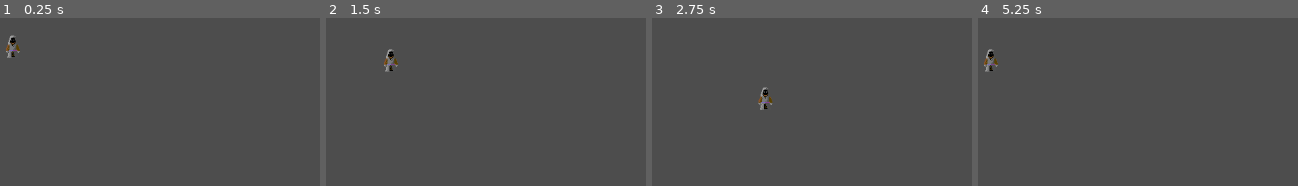
Above: before the commit, frames 1-4 (left to right).
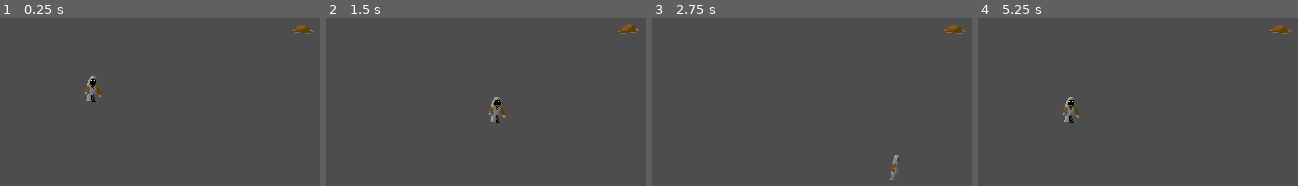
Above: after the commit, the same moments.

Repository: cswansonbooth125/TSA-Game-Project
Game: Godot game, scene res://Levels/game_level.tscn
Same seed, same stepped clock (60 frames per second), same inputs: the game is played once before the commit and once after it.
Inputs:
- Up to frame 1 (0.25 s): no input
- Up to frame 2 (1.5 s): tap Enter at 0.5 s; hold D (right) 0.53-1.28 s; hold S (down) from 1.28 s (still down)
- Up to frame 3 (2.75 s): release S (down) at 2.03 s; hold D (right) from 2.03 s (still down)
- Up to frame 4 (5.25 s): tap Space at 2.75 s; release D (right) at 2.78 s; hold W (up) 2.78-3.53 s; hold A (left) 3.53-5.03 s; hold S (down) from 5.03 s (still down)

The runs differ from the first frame. In frame 1, 1.0% of the frame differs, in the area x 1-99%, y 4-50%; in frame 2, 1.0%, in the area x 18-98%, y 3-63%; in frame 3, 0.7%; in frame 4, 1.0%.

Commit message:
Added rat enemy and player movement animation

Diff:
--- a/Game/Characters/Player.gd
+++ b/Game/Characters/Player.gd
@@ -1,6 +1,14 @@
 extends CharacterBody2D
 
 @export var moveSpeed : float = 100
+@export var startingDirection : Vector2 = Vector2(0,1)
+
+#parameters/walk/blend_position
+
+@onready var animationTree = $AnimationTree
+
+func _ready():
+	animationTree.set("parameters/walk/blend_position", startingDirection)
 
 func _physics_process(_delta):
 	#get input direction
@@ -9,8 +17,13 @@
 		Input.get_action_strength("down") - Input.get_action_strength("up")
 	)
 
-	print(inputDirection)
+	update_animation_parameters(inputDirection)
+
 	#update velocity
 	velocity = inputDirection * moveSpeed
 	#move and slide function
 	move_and_slide()
+
+func update_animation_parameters(moveInput : Vector2):
+	if(moveInput != Vector2.ZERO):
+		animationTree.set("parameters/walk/blend_position", moveInput)
--- a/Game/Characters/Player.tscn
+++ b/Game/Characters/Player.tscn
@@ -1,18 +1,164 @@
-[gd_scene load_steps=4 format=3 uid="uid://b1fx57ibg8rq5"]
+[gd_scene load_steps=18 format=3 uid="uid://b1fx57ibg8rq5"]
 
 [ext_resource type="Script" path="res://Characters/Player.gd" id="1_82k70"]
-[ext_resource type="Texture2D" uid="uid://bcdt7a7yyger0" path="res://Art/Characters/char-s.png" id="1_dn2s3"]
+[ext_resource type="Texture2D" uid="uid://cym1qayxykybd" path="res://Art/Characters/player-spritesheet.png" id="2_frs1n"]
 
 [sub_resource type="RectangleShape2D" id="RectangleShape2D_1tw3w"]
 size = Vector2(16, 28)
+
+[sub_resource type="Animation" id="Animation_sw8d3"]
+length = 0.001
+tracks/0/type = "value"
+tracks/0/imported = false
+tracks/0/enabled = true
+tracks/0/path = NodePath("Sprite2D:frame")
+tracks/0/interp = 1
+tracks/0/loop_wrap = true
+tracks/0/keys = {
+"times": PackedFloat32Array(0),
+"transitions": PackedFloat32Array(1),
+"update": 1,
+"values": [0]
+}
+
+[sub_resource type="Animation" id="Animation_uu878"]
+resource_name = "walking_down"
+length = 0.5
+loop_mode = 1
+tracks/0/type = "value"
+tracks/0/imported = false
+tracks/0/enabled = true
+tracks/0/path = NodePath("Sprite2D:frame")
+tracks/0/interp = 1
+tracks/0/loop_wrap = true
+tracks/0/keys = {
+"times": PackedFloat32Array(0, 0.253454),
+"transitions": PackedFloat32Array(1, 1),
+"update": 1,
+"values": [1, 2]
+}
+
+[sub_resource type="Animation" id="Animation_ysh2k"]
+resource_name = "walking_up"
+length = 0.5
+loop_mode = 1
+tracks/0/type = "value"
+tracks/0/imported = false
+tracks/0/enabled = true
+tracks/0/path = NodePath("Sprite2D:frame")
+tracks/0/interp = 1
+tracks/0/loop_wrap = true
+tracks/0/keys = {
+"times": PackedFloat32Array(0, 0.253454),
+"transitions": PackedFloat32Array(1, 1),
+"update": 1,
+"values": [13, 14]
+}
+
+[sub_resource type="Animation" id="Animation_gori2"]
+resource_name = "walking_right"
+length = 0.5
+loop_mode = 1
+tracks/0/type = "value"
+tracks/0/imported = false
+tracks/0/enabled = true
+tracks/0/path = NodePath("Sprite2D:frame")
+tracks/0/interp = 1
+tracks/0/loop_wrap = true
+tracks/0/keys = {
+"times": PackedFloat32Array(0, 0.253479),
+"transitions": PackedFloat32Array(1, 1),
+"update": 1,
+"values": [9, 10]
+}
+
+[sub_resource type="Animation" id="Animation_bsq4e"]
+resource_name = "walking_left"
+length = 0.5
+loop_mode = 1
+tracks/0/type = "value"
+tracks/0/imported = false
+tracks/0/enabled = true
+tracks/0/path = NodePath("Sprite2D:frame")
+tracks/0/interp = 1
+tracks/0/loop_wrap = true
+tracks/0/keys = {
+"times": PackedFloat32Array(0, 0.253454),
+"transitions": PackedFloat32Array(1, 1),
+"update": 1,
+"values": [5, 6]
+}
+
+[sub_resource type="AnimationLibrary" id="AnimationLibrary_4h3aj"]
+_data = {
+"RESET": SubResource("Animation_sw8d3"),
+"walking_down": SubResource("Animation_uu878"),
+"walking_left": SubResource("Animation_bsq4e"),
+"walking_right": SubResource("Animation_gori2"),
+"walking_up": SubResource("Animation_ysh2k")
+}
+
+[sub_resource type="AnimationNodeBlendSpace2D" id="AnimationNodeBlendSpace2D_27q0i"]
+
+[sub_resource type="AnimationNodeAnimation" id="AnimationNodeAnimation_87smr"]
+animation = &"walking_down"
+
+[sub_resource type="AnimationNodeAnimation" id="AnimationNodeAnimation_y7fjb"]
+animation = &"walking_up"
+
+[sub_resource type="AnimationNodeAnimation" id="AnimationNodeAnimation_7mrgy"]
+animation = &"walking_left"
+
+[sub_resource type="AnimationNodeAnimation" id="AnimationNodeAnimation_g2ksk"]
+animation = &"walking_right"
+
+[sub_resource type="AnimationNodeBlendSpace2D" id="AnimationNodeBlendSpace2D_e3prb"]
+blend_point_0/node = SubResource("AnimationNodeAnimation_87smr")
+blend_point_0/pos = Vector2(0, 1.1)
+blend_point_1/node = SubResource("AnimationNodeAnimation_y7fjb")
+blend_point_1/pos = Vector2(0, -1.1)
+blend_point_2/node = SubResource("AnimationNodeAnimation_7mrgy")
+blend_point_2/pos = Vector2(-1, 0)
+blend_point_3/node = SubResource("AnimationNodeAnimation_g2ksk")
+blend_point_3/pos = Vector2(1, 0)
+min_space = Vector2(-1, -1.1)
+max_space = Vector2(1, 1.1)
+blend_mode = 1
+
+[sub_resource type="AnimationNodeStateMachineTransition" id="AnimationNodeStateMachineTransition_p7jf2"]
+advance_mode = 2
+
+[sub_resource type="AnimationNodeStateMachine" id="AnimationNodeStateMachine_1qjad"]
+states/End/position = Vector2(892, 95)
+states/Start/position = Vector2(219, 95)
+states/idle/node = SubResource("AnimationNodeBlendSpace2D_27q0i")
+states/idle/position = Vector2(649, 95)
+states/walk/node = SubResource("AnimationNodeBlendSpace2D_e3prb")
+states/walk/position = Vector2(500, 95)
+transitions = ["Start", "walk", SubResource("AnimationNodeStateMachineTransition_p7jf2")]
 
 [node name="Node2D" type="Node2D"]
 
 [node name="CharacterBody2D" type="CharacterBody2D" parent="."]
 script = ExtResource("1_82k70")
+moveSpeed = 125.0
 
 [node name="Sprite2D" type="Sprite2D" parent="CharacterBody2D"]
-texture = ExtResource("1_dn2s3")
+texture = ExtResource("2_frs1n")
+hframes = 4
+vframes = 4
 
 [node name="CollisionShape2D" type="CollisionShape2D" parent="CharacterBody2D"]
 shape = SubResource("RectangleShape2D_1tw3w")
+
+[node name="AnimationPlayer" type="AnimationPlayer" parent="CharacterBody2D"]
+libraries = {
+"": SubResource("AnimationLibrary_4h3aj")
+}
+
+[node name="AnimationTree" type="AnimationTree" parent="CharacterBody2D"]
+tree_root = SubResource("AnimationNodeStateMachine_1qjad")
+anim_player = NodePath("../AnimationPlayer")
+active = true
+parameters/idle/blend_position = Vector2(0, 0)
+parameters/walk/blend_position = Vector2(0, 0)
--- /dev/null
+++ b/Game/Characters/enemies/grassland_rat_enemy.tscn
@@ -0,0 +1,80 @@
+[gd_scene load_steps=9 format=3 uid="uid://cff2n5ahjrv5u"]
+
+[ext_resource type="Texture2D" uid="uid://bxs36c0xgtld" path="res://Art/Characters/grass-rat-sheet.png" id="1_4lojf"]
+
+[sub_resource type="RectangleShape2D" id="RectangleShape2D_oc6df"]
+size = Vector2(20, 9)
+
+[sub_resource type="AnimationNodeAnimation" id="AnimationNodeAnimation_0tl12"]
+animation = &"walking_right"
+
+[sub_resource type="AnimationNodeStateMachineTransition" id="AnimationNodeStateMachineTransition_0jtr4"]
+advance_mode = 2
+
+[sub_resource type="AnimationNodeStateMachine" id="AnimationNodeStateMachine_bi3a5"]
+states/walking_right/node = SubResource("AnimationNodeAnimation_0tl12")
+states/walking_right/position = Vector2(544, 100)
+transitions = ["Start", "walking_right", SubResource("AnimationNodeStateMachineTransition_0jtr4")]
+
+[sub_resource type="Animation" id="Animation_yo0v7"]
+resource_name = "walking_right"
+length = 0.5
+loop_mode = 1
+tracks/0/type = "value"
+tracks/0/imported = false
+tracks/0/enabled = true
+tracks/0/path = NodePath("Sprite2D:frame")
+tracks/0/interp = 1
+tracks/0/loop_wrap = true
+tracks/0/keys = {
+"times": PackedFloat32Array(0, 0.250466),
+"transitions": PackedFloat32Array(1, 1),
+"update": 1,
+"values": [1, 2]
+}
+
+[sub_resource type="Animation" id="Animation_ehvrf"]
+length = 0.001
+tracks/0/type = "value"
+tracks/0/imported = false
+tracks/0/enabled = true
+tracks/0/path = NodePath("Sprite2D:frame")
+tracks/0/interp = 1
+tracks/0/loop_wrap = true
+tracks/0/keys = {
+"times": PackedFloat32Array(0),
+"transitions": PackedFloat32Array(1),
+"update": 1,
+"values": [1]
+}
+
+[sub_resource type="AnimationLibrary" id="AnimationLibrary_04ea1"]
+_data = {
+"RESET": SubResource("Animation_ehvrf"),
+"walking_right": SubResource("Animation_yo0v7")
+}
+
+[node name="Node2D" type="Node2D"]
+position = Vector2(307, 82)
+
+[node name="CharacterBody2D" type="CharacterBody2D" parent="."]
+
+[node name="Sprite2D" type="Sprite2D" parent="CharacterBody2D"]
+texture = ExtResource("1_4lojf")
+hframes = 3
+frame = 1
+
+[node name="CollisionShape2D" type="CollisionShape2D" parent="CharacterBody2D"]
+position = Vector2(0, 0.5)
+shape = SubResource("RectangleShape2D_oc6df")
+
+[node name="AnimationTree" type="AnimationTree" parent="CharacterBody2D"]
+tree_root = SubResource("AnimationNodeStateMachine_bi3a5")
+anim_player = NodePath("../AnimationPlayer")
+advance_expression_base_node = NodePath("../AnimationPlayer")
+active = true
+
+[node name="AnimationPlayer" type="AnimationPlayer" parent="CharacterBody2D"]
+libraries = {
+"": SubResource("AnimationLibrary_04ea1")
+}
--- /dev/null
+++ b/Game/Characters/rat_enemy.gd
@@ -0,0 +1 @@
+extends Node2D
--- a/Game/Levels/game_level.tscn
+++ b/Game/Levels/game_level.tscn
@@ -1,8 +1,12 @@
-[gd_scene load_steps=2 format=3 uid="uid://dfsvkcqlqrk7h"]
+[gd_scene load_steps=3 format=3 uid="uid://dfsvkcqlqrk7h"]
 
 [ext_resource type="PackedScene" uid="uid://b1fx57ibg8rq5" path="res://Characters/Player.tscn" id="1_210ex"]
+[ext_resource type="PackedScene" uid="uid://cff2n5ahjrv5u" path="res://Characters/enemies/grassland_rat_enemy.tscn" id="2_o2e4v"]
 
 [node name="GameLevel" type="Node2D"]
 
 [node name="Player" parent="." instance=ExtResource("1_210ex")]
 position = Vector2(578, 304)
+
+[node name="Rat" parent="." instance=ExtResource("2_o2e4v")]
+position = Vector2(829, 232)
--- a/Game/project.godot
+++ b/Game/project.godot
@@ -14,6 +14,12 @@
 run/main_scene="res://Levels/game_level.tscn"
 config/features=PackedStringArray("4.1", "Mobile")
 config/icon="res://icon.svg"
+
+[display]
+
+window/size/viewport_width=1920
+window/size/viewport_height=1080
+window/stretch/scale=2.0
 
 [input]
 
Binary file removed: Game/Art/Characters/char-s.png
Binary file added: Game/Art/Characters/grass-rat-sheet.png
Not shown, changed: Game/Art/Characters/grass-rat-sheet.png.import
Binary file added: Game/Art/Characters/player-spritesheet.png
Not shown, added: Game/Art/Characters/player-spritesheet.png.import
